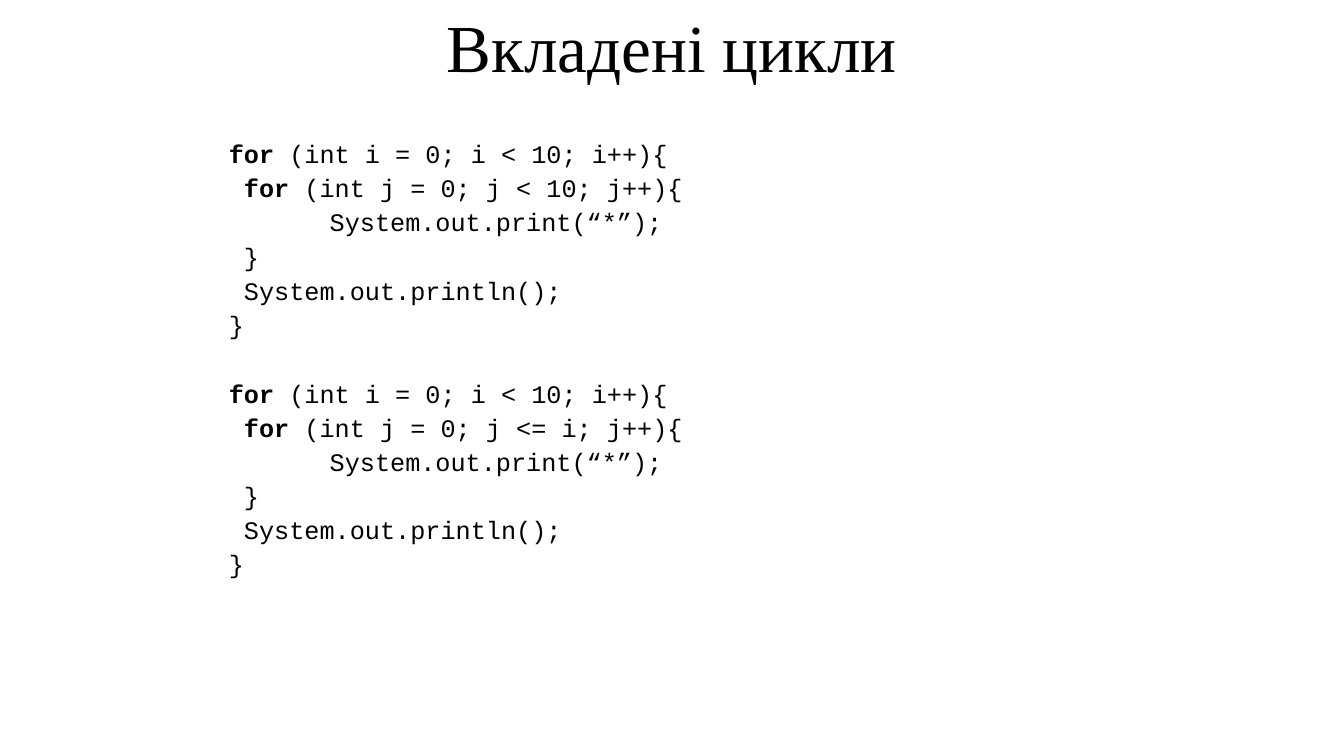
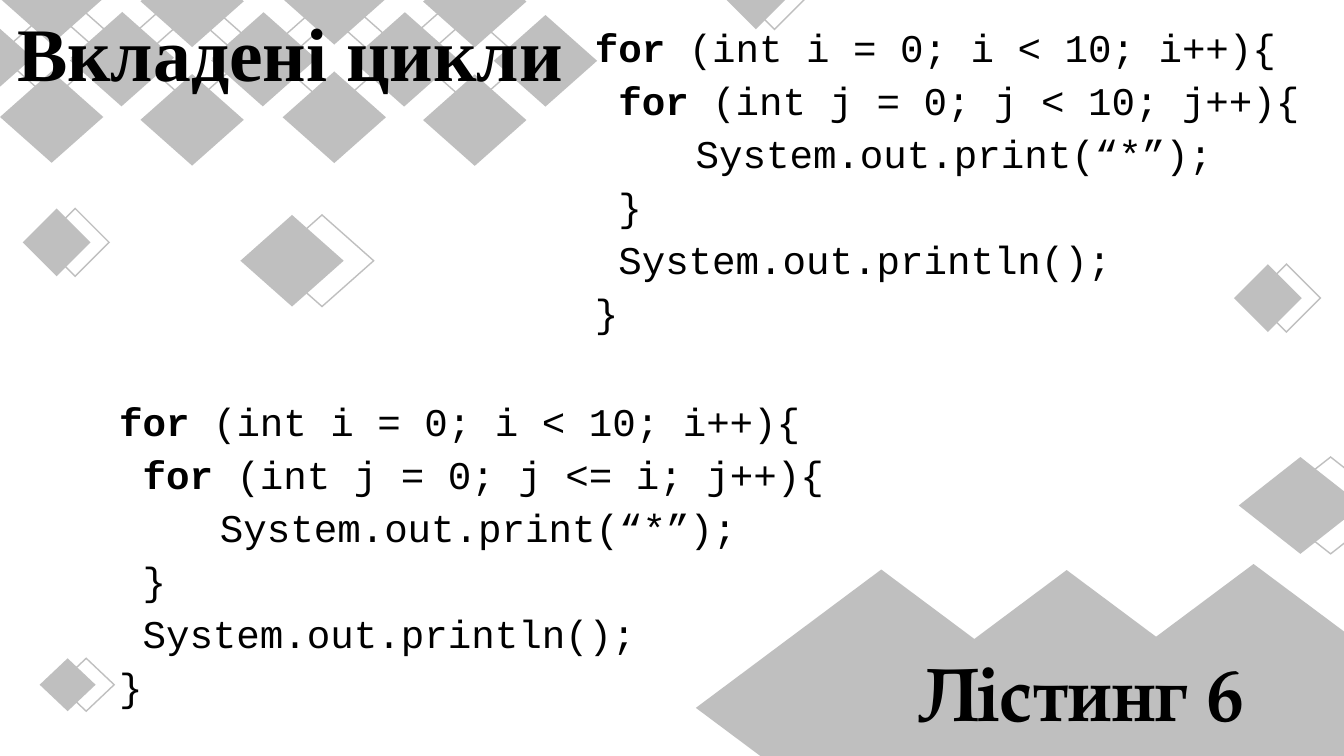
Before and after one commit to arg3ntuum/JavaCourse, a slide deck: slide 15 of Java Урок 4 for while.pptx. Drawn at 1344x756 pixels with LibreOffice and Linux fonts; fonts in the diff are those of the drawing. Boxes give left, top, right and bottom in pixels: in the first picture for what was removed or moved away, otherwise in the second. Text is boxed around its words. In the diff, an @@ line names an element or a change of style, - is before the commit and + after.

```diff
--- a/Java Урок 4 for while.pptx
+++ b/Java Урок 4 for while.pptx
@@ text "Вкладені цикли" at bbox=[17, 23, 563, 97]: size 48 to 54 pt, bold on; less space between paragraphs @@
@@ text "for (int i = 0; ..." at bbox=[618, 34, 1299, 282]: size 18 to 28 pt; more space between paragraphs @@
@@ text "for (int i = 0; ...": place and size @@
-text "for (int i = 0; ..." at bbox=[229, 145, 683, 306]
+text "for (int i = 0; ..." at bbox=[618, 34, 1299, 282]
@@ text "for (int i = 0; ...": place and size @@
-text "for (int i = 0; ..." at bbox=[229, 384, 683, 545]
+text "for (int i = 0; ..." at bbox=[119, 408, 823, 656]
@@ text "for (int i = 0; ..." at bbox=[119, 408, 823, 656]: size 18 to 28 pt; more space between paragraphs @@
@@ diamond added at bbox=[1069, 565, 1344, 756], fill #BFBFBF @@
@@ diamond added at bbox=[696, 570, 1067, 756], fill #BFBFBF @@
@@ diamond added at bbox=[881, 571, 1252, 756], fill #BFBFBF @@
@@ group added at bbox=[0, 0, 1344, 711]: 35 diamonds @@
@@ text added at bbox=[919, 667, 1245, 723], 54 pt, text #000000, bold @@
+Лістинг 6
```
Also in this commit, not shown: 16 other slides changed, 1 slide removed.
